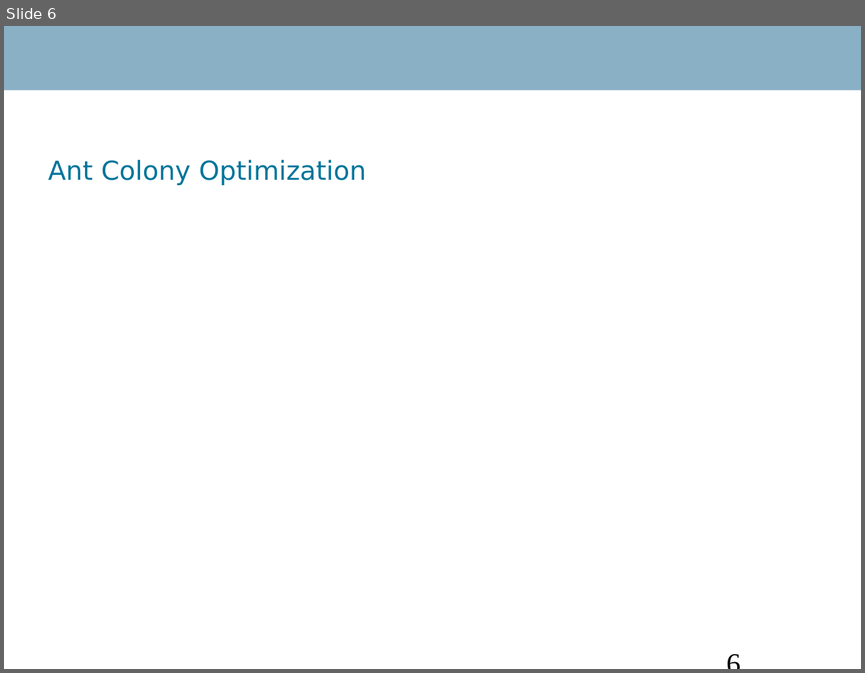
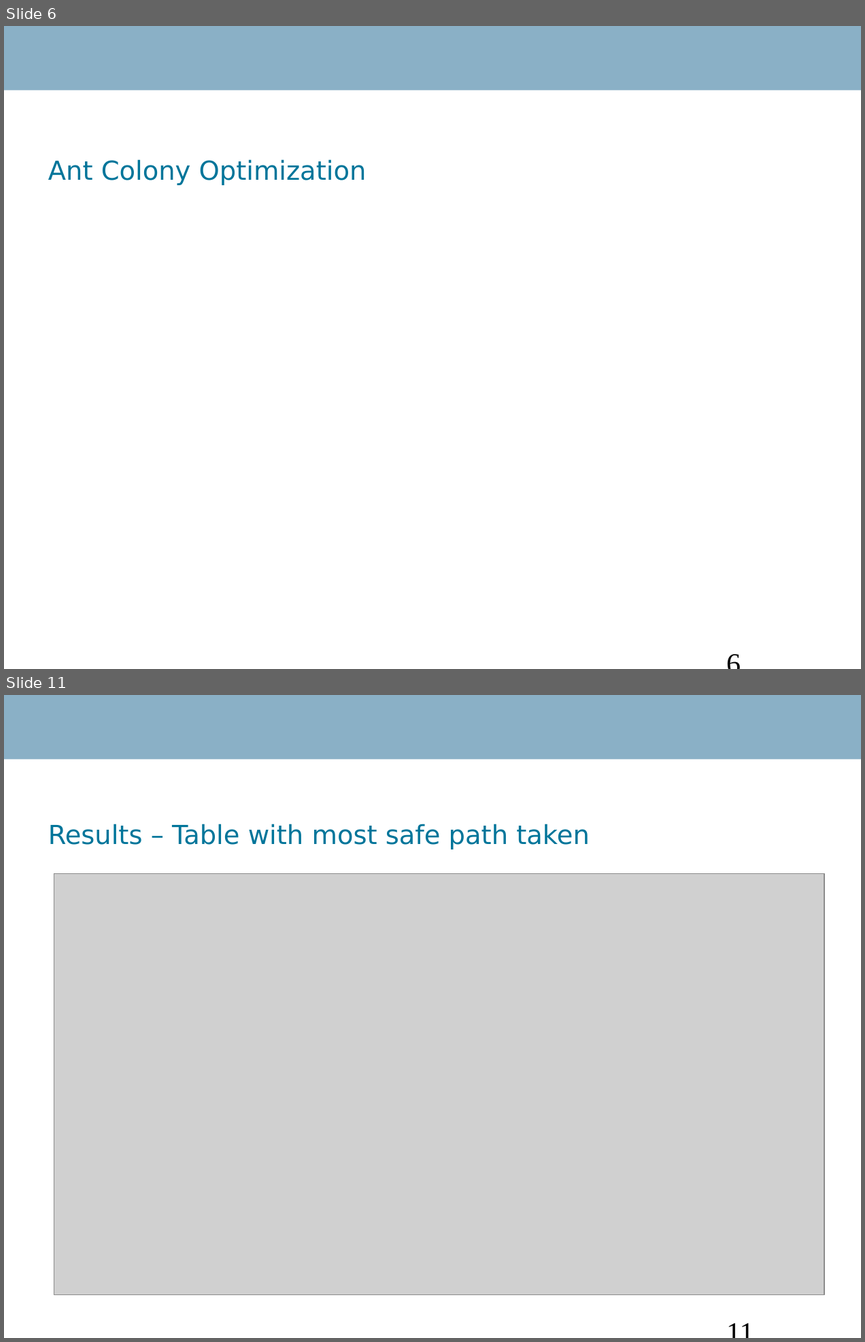
Before and after one commit to Danidude/Master-Thesis, a slide deck: Report/IKT 590 Master Thesis.ppt. Shown one above the other, each under a label of ours: slide 6 before the commit, slides 6 and 11 after it; the slides between them are not shown. The pictures are 865x673 and 865x1342 pixels, drawn with LibreOffice and Linux fonts; fonts in the diff are those of the drawing; grey boxes stand for pictures; background and template pictures are left out. Boxes give left, top, right and bottom in pixels: in the first picture for what was removed or moved away, otherwise in the second. Text is boxed around its words. In the diff, an @@ line names an element or a change of style, - is before the commit and + after.

Commit message:
Added my slides to the presentation

```diff
--- a/Report/IKT 590 Master Thesis.ppt
+++ b/Report/IKT 590 Master Thesis.ppt
@@ slide 11 added at bbox=[4, 695, 861, 1338], background #FFFFFF; not listed: 1 template element that a slide beside it also shows @@
@@ title added at bbox=[48, 824, 589, 849], 22 pt, text #00759A @@
+Results – Table with most safe path taken
@@ picture added at bbox=[54, 873, 825, 1294] @@
@@ page number added at bbox=[718, 1309, 838, 1338], 24 pt, text #000000 @@
+11
```
Also in this commit, not shown: 1 slide changed, 6 other slides added, 3 other files.
